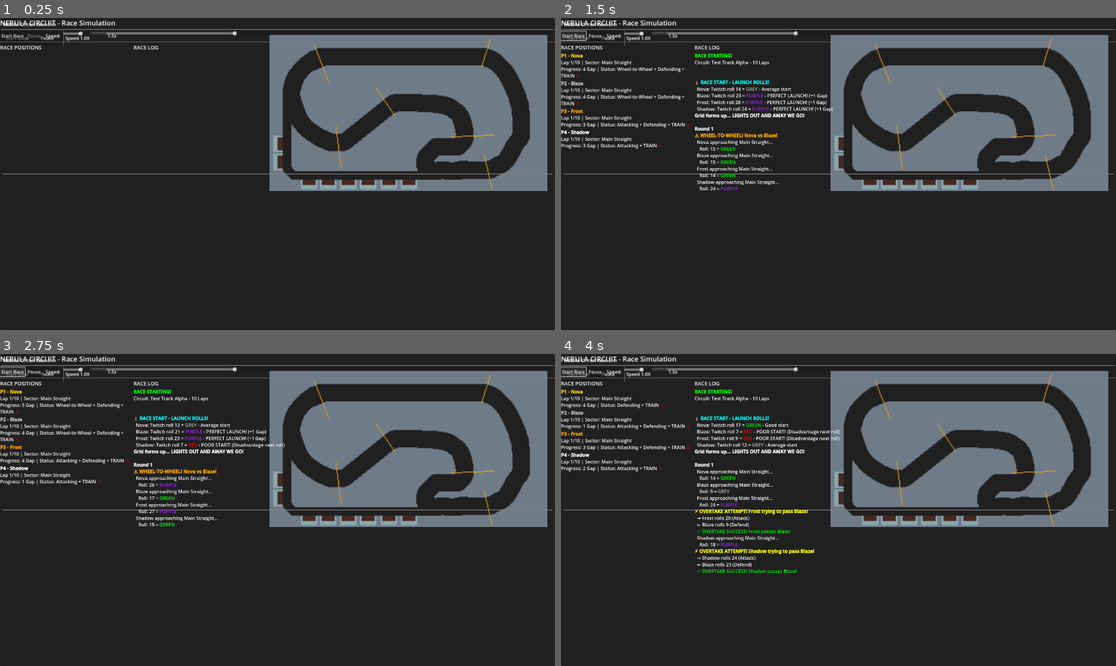
Above: before the commit, frames 1-4 (two rows, left to right).
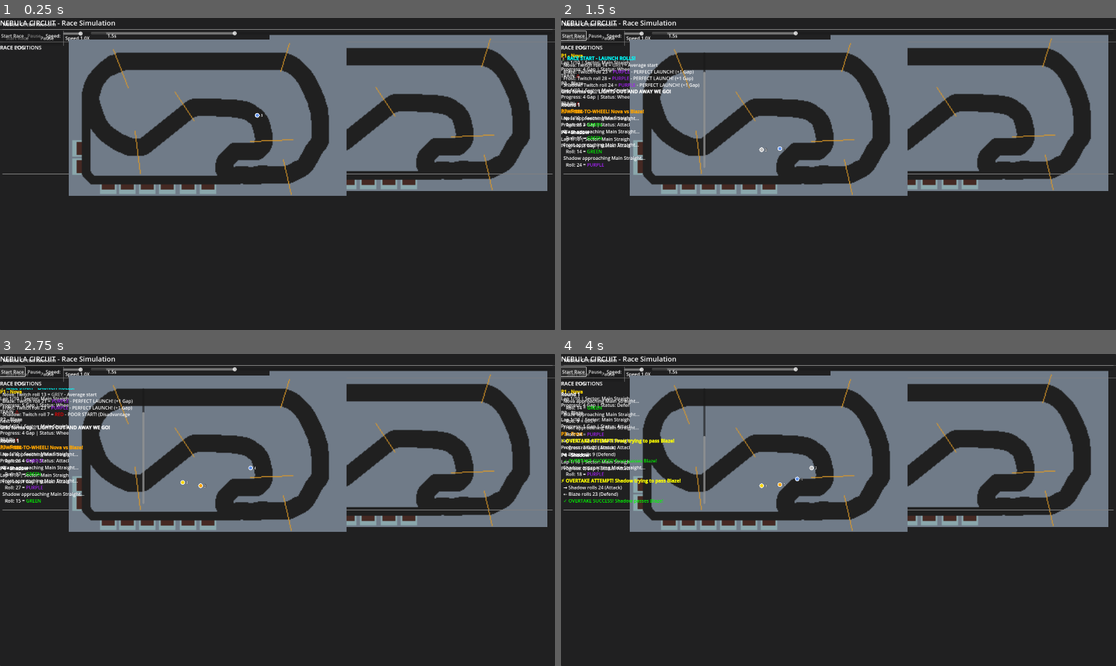
Above: after the commit, the same moments.

Repository: computersaucegames/nc
Game: Godot game, scene res://scenes/tests/RaceTestScene.tscn
Two runs of this game, one before a commit and one after it. Both use one fixed random seed, a clock stepped at 60 frames per second and the inputs below. The project has no main scene, so this scene is started directly.
Inputs:
- Up to frame 1 (0.25 s): no input
- Up to frame 2 (1.5 s): click "Start Race" at 0.5 s; click "Start Race" at 1.25 s
- Up to frame 3 (2.75 s): click "Start Race" at 2 s
- Up to frame 4 (4 s): click "Start Race" at 2.75 s; click "Start Race" at 3.5 s

The runs differ from the first frame. In frame 1, 16% of the frame differs, in the area x 0-63%, y 6-58%; in frame 2, 18%; in frame 3, 18%; in frame 4, 18%, in the area x 0-63%, y 6-71%.

Commit message:
Add CircuitDisplay component with Path2D-based pilot tracking
Implements hybrid approach for UI migration:
- Created CircuitDisplay.tscn scene with Path2D for visual track editing
- Added CircuitDisplay.gd script to map pilot race positions to visual positions
- Integrated circuit display into 3-panel layout (status | circuit | log)
- Pilot icons automatically follow racing line based on sector/gap progress
- Supports up to 8 pilots with color-coded circular markers

Next step: Draw racing line path in Godot editor over track sprite

Diff:
--- /dev/null
+++ b/scenes/ui/CircuitDisplay.tscn
@@ -0,0 +1,36 @@
+[gd_scene load_steps=3 format=3 uid="uid://c8vx3q2n1h4yk"]
+
+[ext_resource type="Script" path="res://scripts/ui/CircuitDisplay.gd" id="1_circuit"]
+[ext_resource type="Texture2D" uid="uid://mjsuo7xkgrar" path="res://resources/art/testtrack.png" id="2_track"]
+
+[node name="CircuitDisplay" type="Control"]
+layout_mode = 3
+anchors_preset = 15
+anchor_right = 1.0
+anchor_bottom = 1.0
+grow_horizontal = 2
+grow_vertical = 2
+script = ExtResource("1_circuit")
+
+[node name="TrackSprite" type="Sprite2D" parent="."]
+position = Vector2(256, 256)
+scale = Vector2(3, 3)
+texture = ExtResource("2_track")
+
+[node name="TrackPath" type="Path2D" parent="."]
+
+[node name="SectorMarkers" type="Node2D" parent="."]
+
+[node name="Sector1Start" type="Marker2D" parent="SectorMarkers"]
+position = Vector2(150, 256)
+gizmo_extents = 10.0
+
+[node name="Sector2Start" type="Marker2D" parent="SectorMarkers"]
+position = Vector2(362, 256)
+gizmo_extents = 10.0
+
+[node name="Sector3Start" type="Marker2D" parent="SectorMarkers"]
+position = Vector2(362, 150)
+gizmo_extents = 10.0
+
+[node name="PilotContainer" type="Node2D" parent="."]
--- a/scripts/tests/RaceTestScene.gd
+++ b/scripts/tests/RaceTestScene.gd
@@ -4,6 +4,7 @@
 var race_log: RaceEventLog
 var pilot_status_panel: PilotStatusPanel
 var race_controls: RaceControls  # CHANGED: was pause_button, speed_slider, speed_label
+var circuit_display: CircuitDisplay  # CHANGED: New visual circuit display
 
 # Test circuit
 var test_circuit: Circuit
@@ -36,7 +37,7 @@
 
 	main_vbox.add_child(HSeparator.new())
 
-	# Race display split
+	# Race display split (3-way: status | circuit | log)
 	var split_container = HSplitContainer.new()
 	split_container.size_flags_vertical = Control.SIZE_EXPAND_FILL
 	main_vbox.add_child(split_container)
@@ -44,6 +45,11 @@
 	# Left side - Pilot status (CHANGED: Now uses PilotStatusPanel component)
 	pilot_status_panel = PilotStatusPanel.new()
 	split_container.add_child(pilot_status_panel)
+
+	# Middle - Circuit visual display (CHANGED: New CircuitDisplay component)
+	var circuit_display_scene = preload("res://scenes/ui/CircuitDisplay.tscn")
+	circuit_display = circuit_display_scene.instantiate()
+	split_container.add_child(circuit_display)
 
 	# Right side - Event log (CHANGED: Now uses RaceEventLog component)
 	race_log = RaceEventLog.new()
@@ -133,6 +139,10 @@
 	pilot_status_panel.setup_pilots(test_pilots)
 	pilot_status_panel.set_circuit(test_circuit)
 
+	# CHANGED: Setup circuit display with circuit and pilots
+	circuit_display.setup_circuit(test_circuit)
+	circuit_display.setup_pilots(test_pilots)
+
 func _on_start_pressed():
 	# CHANGED: Use race_log method instead of direct output_log calls
 	race_log.log_race_start(test_circuit.circuit_name, test_circuit.total_laps)
@@ -160,8 +170,9 @@
 	race_sim.auto_advance_delay = value
 
 func update_pilot_displays():
-	# CHANGED: Now just delegates to PilotStatusPanel
+	# CHANGED: Update both status panel and circuit display
 	pilot_status_panel.update_all_pilots(race_sim.pilots)
+	circuit_display.update_all_pilots(race_sim.pilots)
 
 # Signal handlers - ALL CHANGED to use race_log methods
 func _on_race_started(circuit: Circuit, pilots: Array):
--- /dev/null
+++ b/scripts/ui/CircuitDisplay.gd
@@ -0,0 +1,185 @@
+extends Control
+class_name CircuitDisplay
+
+## Visual circuit display with Path2D-based pilot tracking
+## Maps pilot positions (sector + gap) to visual positions along a racing line
+##
+## SETUP INSTRUCTIONS:
+## 1. Open CircuitDisplay.tscn in the Godot editor
+## 2. Select the TrackPath (Path2D) node
+## 3. Use the Path2D editing tools to draw the racing line over your track sprite
+## 4. Make sure the path forms a complete loop (last point near first point)
+## 5. Adjust the TrackSprite position/scale to match your circuit layout
+##
+## The pilot icons will automatically follow this path based on their race position.
+
+@onready var track_path: Path2D = $TrackPath
+@onready var pilot_container: Node2D = $PilotContainer
+
+var circuit: Circuit
+var pilot_markers: Dictionary = {}  # pilot_id -> PathFollow2D
+var total_circuit_length: int = 0
+
+# Pilot icon scene to instantiate (can be customized)
+const PILOT_ICON_SIZE = 16
+const PILOT_COLORS = [
+	Color.GOLD,           # 1st place
+	Color.SILVER,         # 2nd place
+	Color.ORANGE,         # 3rd place
+	Color.CORNFLOWER_BLUE, # 4th place
+	Color.HOT_PINK,       # 5th place
+	Color.LAWN_GREEN,     # 6th place
+	Color.PURPLE,         # 7th place
+	Color.CYAN            # 8th place
+]
+
+func _ready():
+	pass
+
+## Initialize the circuit display with a circuit configuration
+func setup_circuit(p_circuit: Circuit):
+	circuit = p_circuit
+	total_circuit_length = circuit.get_total_length()
+
+	# Note: The Path2D curve should be set up in the editor
+	# or you can generate it programmatically here if needed
+	if track_path.curve == null:
+		track_path.curve = Curve2D.new()
+		_generate_default_path()
+
+## Generate a default circular path (fallback if not set in editor)
+func _generate_default_path():
+	var curve = track_path.curve
+	curve.clear_points()
+
+	# Create a simple oval track as default
+	var center = Vector2(256, 256)
+	var radius_x = 180
+	var radius_y = 120
+	var points = 32
+
+	for i in range(points + 1):
+		var angle = (float(i) / points) * TAU
+		var point = center + Vector2(
+			cos(angle) * radius_x,
+			sin(angle) * radius_y
+		)
+		curve.add_point(point)
+
+## Setup pilots on the track
+func setup_pilots(pilot_data: Array):
+	# Clear existing markers
+	for marker in pilot_markers.values():
+		marker.queue_free()
+	pilot_markers.clear()
+
+	# Create a PathFollow2D for each pilot
+	for i in range(pilot_data.size()):
+		var pilot = pilot_data[i]
+		var path_follow = PathFollow2D.new()
+		path_follow.rotates = false  # Keep icons upright
+		path_follow.loop = true
+
+		# Create visual marker (colored circle)
+		var icon = _create_pilot_icon(i, pilot.get("name", "Pilot %d" % i))
+		path_follow.add_child(icon)
+
+		track_path.add_child(path_follow)
+		pilot_markers[i] = path_follow
+
+## Create a simple colored circle icon for a pilot using draw calls
+func _create_pilot_icon(pilot_index: int, pilot_name: String) -> Control:
+	var icon = Control.new()
+	icon.custom_minimum_size = Vector2(PILOT_ICON_SIZE * 2, PILOT_ICON_SIZE * 2)
+	icon.set_anchors_preset(Control.PRESET_CENTER)
+	icon.position = Vector2(-PILOT_ICON_SIZE, -PILOT_ICON_SIZE)
+
+	# Use a simple colored panel
+	var panel = Panel.new()
+	panel.custom_minimum_size = Vector2(PILOT_ICON_SIZE, PILOT_ICON_SIZE)
+	panel.size = Vector2(PILOT_ICON_SIZE, PILOT_ICON_SIZE)
+	panel.position = Vector2(0, 0)
+
+	# Create a StyleBox for colored background
+	var style = StyleBoxFlat.new()
+	style.bg_color = PILOT_COLORS[pilot_index % PILOT_COLORS.size()]
+	style.border_color = Color.WHITE
+	style.border_width_left = 2
+	style.border_width_right = 2
+	style.border_width_top = 2
+	style.border_width_bottom = 2
+	style.corner_radius_top_left = PILOT_ICON_SIZE / 2
+	style.corner_radius_top_right = PILOT_ICON_SIZE / 2
+	style.corner_radius_bottom_left = PILOT_ICON_SIZE / 2
+	style.corner_radius_bottom_right = PILOT_ICON_SIZE / 2
+	panel.add_theme_stylebox_override("panel", style)
+
+	# Label with position number
+	var label = Label.new()
+	label.text = str(pilot_index + 1)
+	label.position = Vector2(PILOT_ICON_SIZE + 4, 0)
+	label.add_theme_color_override("font_color", Color.WHITE)
+	label.add_theme_font_size_override("font_size", 12)
+	label.add_theme_color_override("font_outline_color", Color.BLACK)
+	label.add_theme_constant_override("outline_size", 2)
+
+	icon.add_child(panel)
+	icon.add_child(label)
+
+	return icon
+
+## Update a single pilot's position on the track
+## Parameters:
+##   pilot_id: Index of the pilot (0-based)
+##   current_lap: Current lap number (1-based)
+##   current_sector: Current sector index (0-based)
+##   gap_in_sector: Progress within the current sector (0 to sector.length_in_gap)
+func update_pilot_position(pilot_id: int, current_lap: int, current_sector: int, gap_in_sector: int):
+	if not pilot_markers.has(pilot_id):
+		return
+
+	if total_circuit_length == 0:
+		return
+
+	# Calculate total progress along the circuit
+	var progress_gap = _calculate_total_gap_position(current_sector, gap_in_sector)
+
+	# Convert to normalized progress (0.0 to 1.0)
+	var progress_ratio = float(progress_gap) / float(total_circuit_length)
+
+	# Clamp to valid range
+	progress_ratio = clamp(progress_ratio, 0.0, 1.0)
+
+	# Update the PathFollow2D position
+	var path_follow: PathFollow2D = pilot_markers[pilot_id]
+	path_follow.progress_ratio = progress_ratio
+
+## Update all pilots from an array of PilotState objects
+func update_all_pilots(pilots: Array):
+	for i in range(pilots.size()):
+		var pilot = pilots[i]
+		update_pilot_position(
+			i,
+			pilot.current_lap,
+			pilot.current_sector,
+			pilot.gap_in_sector
+		)
+
+## Calculate the total gap position from start of circuit
+func _calculate_total_gap_position(sector_index: int, gap_in_sector: int) -> int:
+	var total_gap = 0
+
+	# Add up all previous sectors
+	for i in range(sector_index):
+		if i < circuit.sectors.size():
+			total_gap += circuit.sectors[i].length_in_gap
+
+	# Add current position in sector
+	total_gap += gap_in_sector
+
+	return total_gap
+
+## Helper: Get sector start ratio (for debugging/sector markers)
+func get_sector_start_ratio(sector_index: int) -> float:
+	var gap_position = _calculate_total_gap_position(sector_index, 0)
+	return float(gap_position) / float(total_circuit_length)
